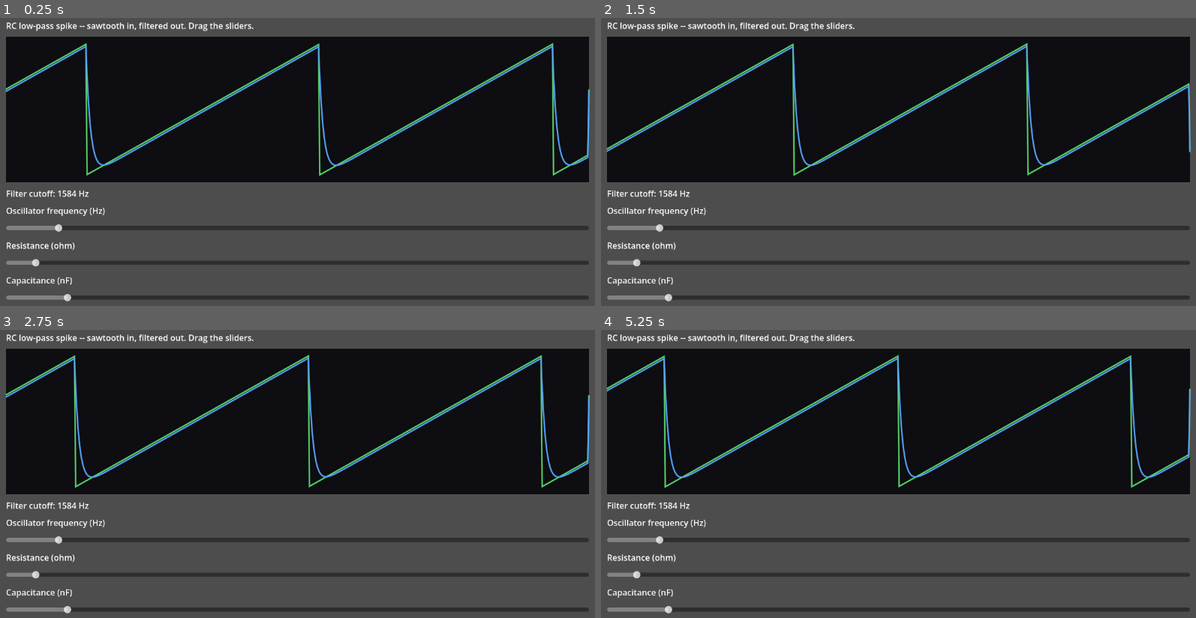
Above: before the commit, frames 1-4 (two rows, left to right).
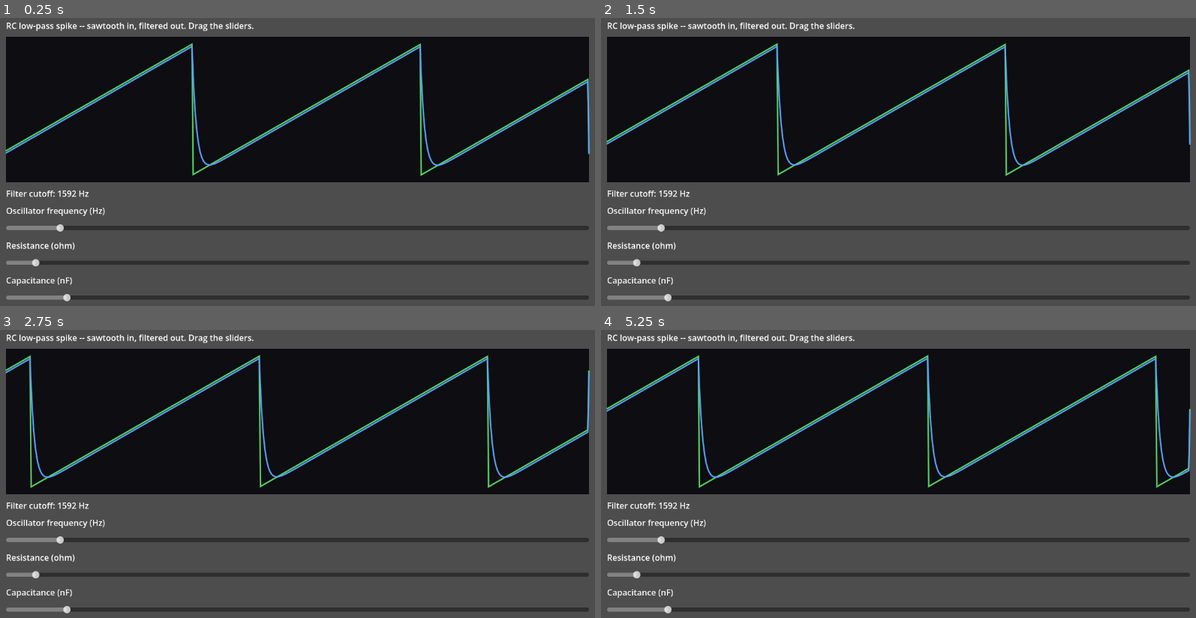
Above: after the commit, the same moments.

Repository: nattsu628878/synth-builder-godot
Game: Godot game, scene res://main.tscn
The game is run twice, just before and just after one commit, with the same random seed, the same clock (stepped at 60 frames per second) and the same inputs.
Inputs:
- Up to frame 1 (0.25 s): no input
- Up to frame 2 (1.5 s): no input
- Up to frame 3 (2.75 s): no input
- Up to frame 4 (5.25 s): no input

The runs differ from the first frame. In frame 1, 4.5% of the frame differs, in the area x 0-100%, y 8-99%; in frame 2, 4.2%; in frame 3, 4.7%; in frame 4, 4.7%.

Commit message:
Move UI into the scene tree so it's editable in the Godot editor
Previously all nodes (sliders, oscilloscope, audio player) were created
in main.gd's _ready() at runtime, so the editor's scene tree only ever
showed the single Main root -- nothing to click on, drag, or resize
before pressing Play, and it worked against the whole reason Godot was
picked for this project (being able to tweak the look directly).

main.tscn now declares the real node tree (Margin/VBox with Title,
Scope, labels, three HSliders, AudioPlayer with its
AudioStreamGenerator resource). main.gd only reads/writes them via
unique names (%Scope, %FreqSlider, ...), which keep resolving even if
nodes get rearranged or reparented in the editor later.

Verified headless: loads and runs without script errors.

Diff:
--- a/main.gd
+++ b/main.gd
@@ -6,13 +6,18 @@
 ## So the "circuit" here is a single hand-solved RC low-pass (an ODE
 ## integrated with forward Euler), not a general MNA solver. A sawtooth
 ## oscillator feeds it so the filtering effect is visible on the scope.
+##
+## All UI nodes live in main.tscn (not built in code) so they can be
+## rearranged in the Godot editor -- this script only reads/writes them
+## via unique names (%Name), which keep resolving even if you move nodes
+## around in the tree.
 
 const SAMPLE_RATE := 44100.0
 const SCOPE_SAMPLES := 512
 
 var freq_hz: float = 220.0
 var resistance: float = 1000.0     # ohm
-var capacitance: float = 100.0e-9  # farad (set via slider in nF)
+var capacitance: float = 100.0e-9  # farad (slider is in nF)
 
 var _osc_phase: float = 0.0
 var _vc: float = 0.0  # capacitor voltage = filter output
@@ -21,74 +26,18 @@
 var _scope_out: PackedFloat32Array = PackedFloat32Array()
 var _scope_write_idx: int = 0
 
-var _scope: Control
-var _freq_slider: HSlider
-var _r_slider: HSlider
-var _c_slider: HSlider
-var _cutoff_label: Label
+@onready var _scope: Control = %Scope
+@onready var _cutoff_label: Label = %CutoffLabel
+@onready var _freq_slider: HSlider = %FreqSlider
+@onready var _r_slider: HSlider = %RSlider
+@onready var _c_slider: HSlider = %CSlider
+@onready var _audio_player: AudioStreamPlayer = %AudioPlayer
 
-var _audio_player: AudioStreamPlayer
 var _playback: AudioStreamGeneratorPlayback
 
 func _ready() -> void:
 	_scope_in.resize(SCOPE_SAMPLES)
 	_scope_out.resize(SCOPE_SAMPLES)
-	_build_ui()
-	_setup_audio()
-
-func _build_ui() -> void:
-	custom_minimum_size = Vector2(820, 560)
-	anchor_right = 1.0
-	anchor_bottom = 1.0
-
-	var margin := MarginContainer.new()
-	margin.add_theme_constant_override("margin_left", 16)
-	margin.add_theme_constant_override("margin_top", 16)
-	margin.add_theme_constant_override("margin_right", 16)
-	margin.add_theme_constant_override("margin_bottom", 16)
-	margin.anchor_right = 1.0
-	margin.anchor_bottom = 1.0
-	add_child(margin)
-
-	var vbox := VBoxContainer.new()
-	vbox.add_theme_constant_override("separation", 10)
-	margin.add_child(vbox)
-
-	var title := Label.new()
-	title.text = "RC low-pass spike -- sawtooth in, filtered out. Drag the sliders."
-	vbox.add_child(title)
-
-	_scope = preload("res://oscilloscope.gd").new()
-	_scope.custom_minimum_size = Vector2(780, 280)
-	vbox.add_child(_scope)
-
-	_cutoff_label = Label.new()
-	vbox.add_child(_cutoff_label)
-
-	_freq_slider = _add_slider(vbox, "Oscillator frequency (Hz)", 50.0, 2000.0, freq_hz)
-	_r_slider = _add_slider(vbox, "Resistance (ohm)", 100.0, 20000.0, resistance)
-	_c_slider = _add_slider(vbox, "Capacitance (nF)", 1.0, 1000.0, capacitance * 1.0e9)
-
-func _add_slider(parent: Node, label_text: String, min_v: float, max_v: float, default_v: float) -> HSlider:
-	var label := Label.new()
-	label.text = label_text
-	parent.add_child(label)
-	var slider := HSlider.new()
-	slider.min_value = min_v
-	slider.max_value = max_v
-	slider.step = (max_v - min_v) / 200.0
-	slider.value = default_v
-	slider.custom_minimum_size = Vector2(400, 24)
-	parent.add_child(slider)
-	return slider
-
-func _setup_audio() -> void:
-	var gen := AudioStreamGenerator.new()
-	gen.mix_rate = SAMPLE_RATE
-	gen.buffer_length = 0.1
-	_audio_player = AudioStreamPlayer.new()
-	_audio_player.stream = gen
-	add_child(_audio_player)
 	_audio_player.play()
 	_playback = _audio_player.get_stream_playback()
 
--- a/main.tscn
+++ b/main.tscn
@@ -1,6 +1,11 @@
-[gd_scene load_steps=2 format=3]
+[gd_scene load_steps=4 format=3]
 
 [ext_resource type="Script" path="res://main.gd" id="1"]
+[ext_resource type="Script" path="res://oscilloscope.gd" id="2"]
+
+[sub_resource type="AudioStreamGenerator" id="AudioStreamGenerator_1"]
+mix_rate = 44100.0
+buffer_length = 0.1
 
 [node name="Main" type="Control"]
 layout_mode = 3
@@ -10,3 +15,77 @@
 grow_horizontal = 2
 grow_vertical = 2
 script = ExtResource("1")
+
+[node name="Margin" type="MarginContainer" parent="."]
+layout_mode = 1
+anchors_preset = 15
+anchor_right = 1.0
+anchor_bottom = 1.0
+grow_horizontal = 2
+grow_vertical = 2
+theme_override_constants/margin_left = 16
+theme_override_constants/margin_top = 16
+theme_override_constants/margin_right = 16
+theme_override_constants/margin_bottom = 16
+
+[node name="VBox" type="VBoxContainer" parent="Margin"]
+layout_mode = 2
+theme_override_constants/separation = 10
+
+[node name="Title" type="Label" parent="Margin/VBox"]
+layout_mode = 2
+text = "RC low-pass spike -- sawtooth in, filtered out. Drag the sliders."
+
+[node name="Scope" type="Control" parent="Margin/VBox"]
+unique_name_in_owner = true
+custom_minimum_size = Vector2(780, 280)
+layout_mode = 2
+script = ExtResource("2")
+
+[node name="CutoffLabel" type="Label" parent="Margin/VBox"]
+unique_name_in_owner = true
+layout_mode = 2
+text = "Filter cutoff: -- Hz"
+
+[node name="FreqLabel" type="Label" parent="Margin/VBox"]
+layout_mode = 2
+text = "Oscillator frequency (Hz)"
+
+[node name="FreqSlider" type="HSlider" parent="Margin/VBox"]
+unique_name_in_owner = true
+custom_minimum_size = Vector2(400, 24)
+layout_mode = 2
+min_value = 50.0
+max_value = 2000.0
+step = 1.0
+value = 220.0
+
+[node name="RLabel" type="Label" parent="Margin/VBox"]
+layout_mode = 2
+text = "Resistance (ohm)"
+
+[node name="RSlider" type="HSlider" parent="Margin/VBox"]
+unique_name_in_owner = true
+custom_minimum_size = Vector2(400, 24)
+layout_mode = 2
+min_value = 100.0
+max_value = 20000.0
+step = 10.0
+value = 1000.0
+
+[node name="CLabel" type="Label" parent="Margin/VBox"]
+layout_mode = 2
+text = "Capacitance (nF)"
+
+[node name="CSlider" type="HSlider" parent="Margin/VBox"]
+unique_name_in_owner = true
+custom_minimum_size = Vector2(400, 24)
+layout_mode = 2
+min_value = 1.0
+max_value = 1000.0
+step = 1.0
+value = 100.0
+
+[node name="AudioPlayer" type="AudioStreamPlayer" parent="."]
+unique_name_in_owner = true
+stream = SubResource("AudioStreamGenerator_1")
